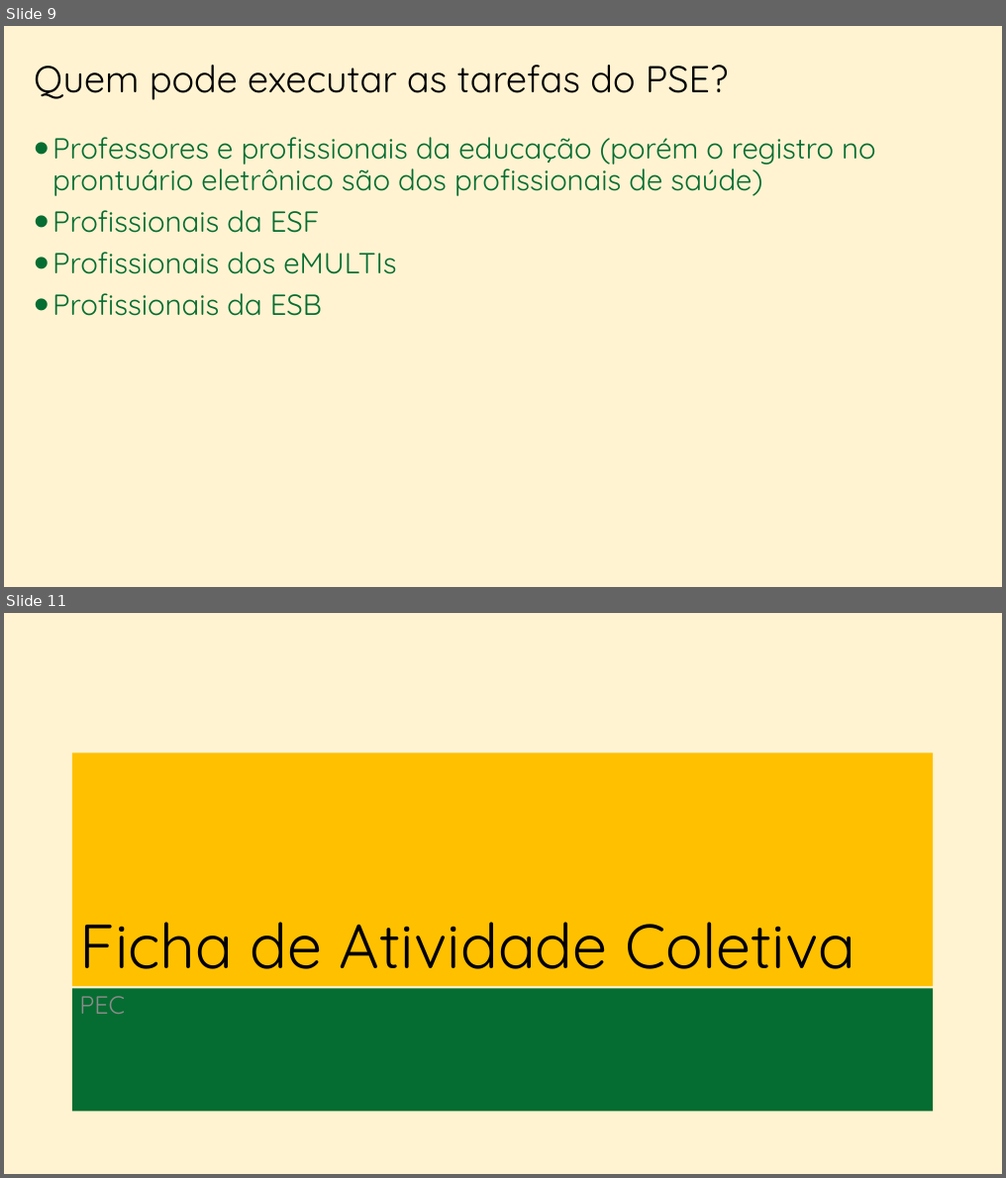
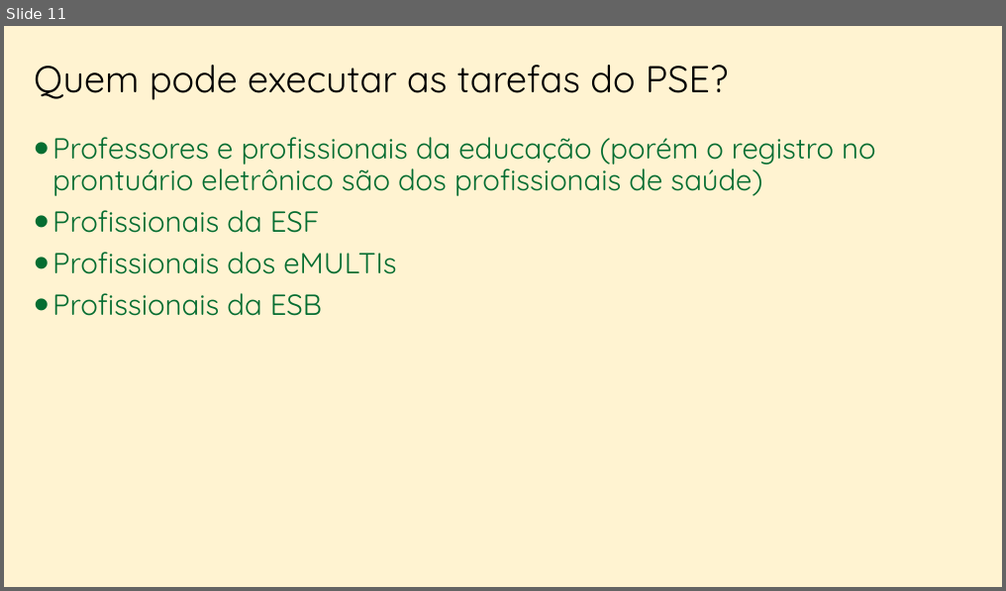
Before and after one commit to marfontenele2/MeusCursos, a slide deck: PSE.pptx. Shown one above the other, each under a label of ours: slides 9 and 11 before the commit, slide 11 after it; the slides between them are not shown. The pictures are 1006x1178 and 1006x591 pixels, drawn with LibreOffice and Linux fonts; fonts in the diff are those of the drawing; background and template pictures are left out. Boxes give left, top, right and bottom in pixels: in the first picture for what was removed or moved away, otherwise in the second. Text is boxed around its words. In the diff, an @@ line names an element or a change of style, - is before the commit and + after.

```diff
--- a/PSE.pptx
+++ b/PSE.pptx
@@ slide 11 removed at <box>4,613,1002,1174</box>, background #FFC000 at 18% opacity @@
@@ title removed at <box>72,753,933,986</box> @@
-Ficha de Atividade Coletiva
@@ text removed at <box>72,989,933,1112</box> @@
-PEC
@@ what was slide 9 is now slide 11 @@
```
Also in this commit, not shown: 6 slides changed, 7 slides added, 5 other slides removed.
